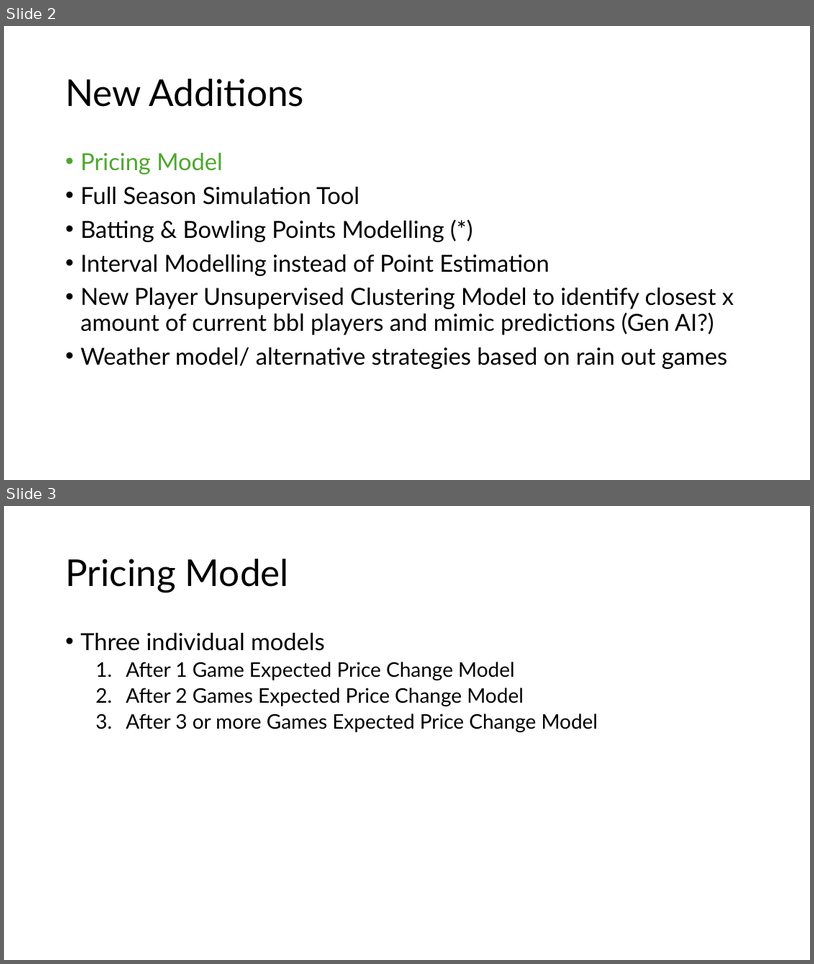
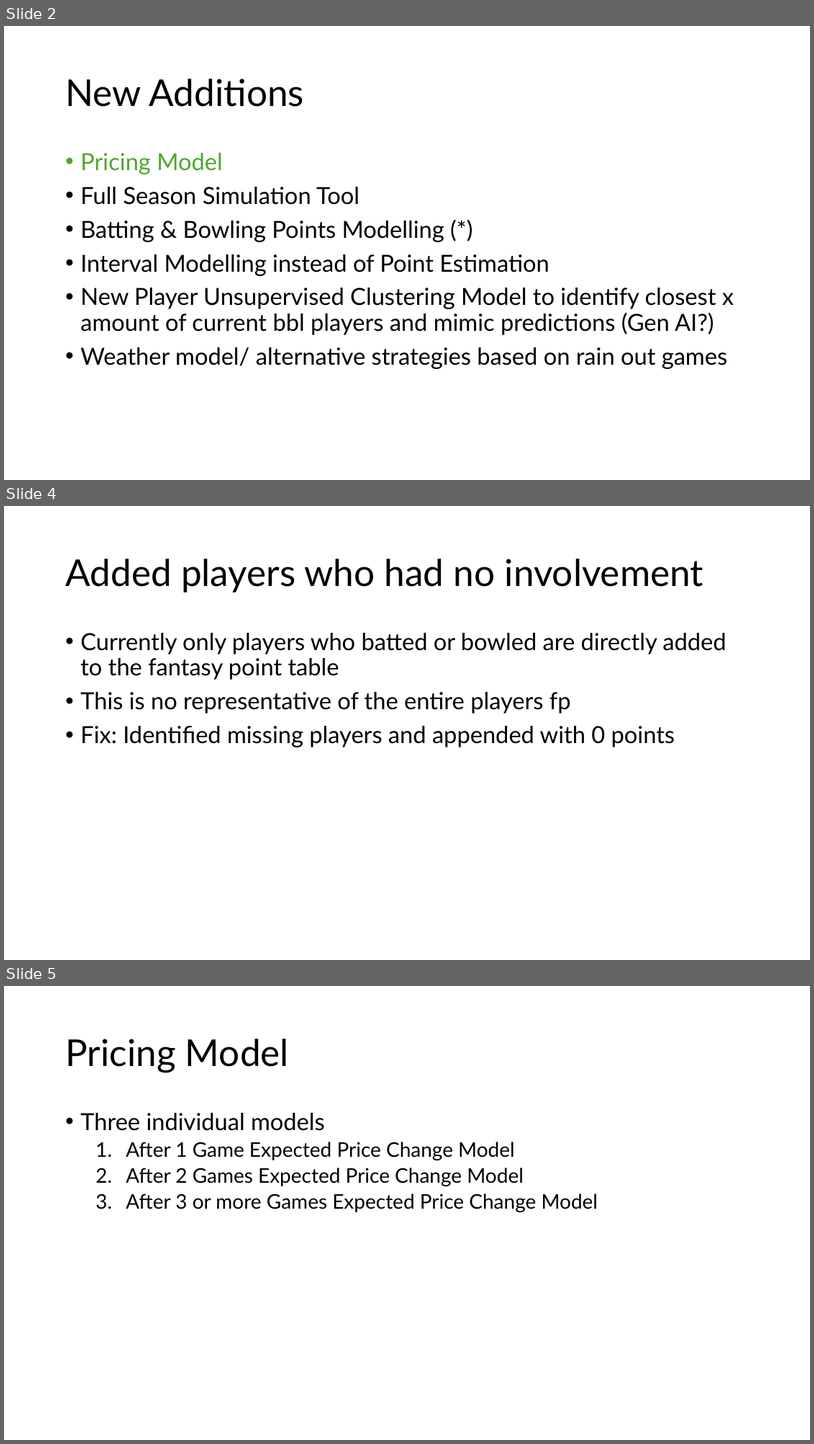
Before and after one commit to Dilan-De-Silva/Big-Bash-Fantasy-AI-v2, a slide deck: strategy/BBL Fantasy AI v2 Strategy & Planning.pptx. Shown one above the other, each under a label of ours: slides 2 and 3 before the commit, slides 2, 4 and 5 after it; the slides between them are not shown. The pictures are 814x964 and 814x1444 pixels, drawn with LibreOffice and Linux fonts; fonts in the diff are those of the drawing. Boxes give left, top, right and bottom in pixels: in the first picture for what was removed or moved away, otherwise in the second. Text is boxed around its words. In the diff, an @@ line names an element or a change of style, - is before the commit and + after.

```diff
--- a/strategy/BBL Fantasy AI v2 Strategy & Planning.pptx
+++ b/strategy/BBL Fantasy AI v2 Strategy & Planning.pptx
@@ slide 4 added at [4,506,810,960], background #FFFFFF @@
@@ title added at [65,559,704,592], 44 pt, text #000000 @@
+Added players who had no involvement
@@ text added at [80,633,726,747], 28 pt, text #000000 @@
+• Currently only players who batted or bowled are directly added to the fantasy point table
+• This is no representative of the entire players fp
+• Fix: Identified missing players and appended with 0 points
@@ what was slide 3 is now slide 5 @@
```
Also in this commit, not shown: 2 other slides added, 3 other files.
